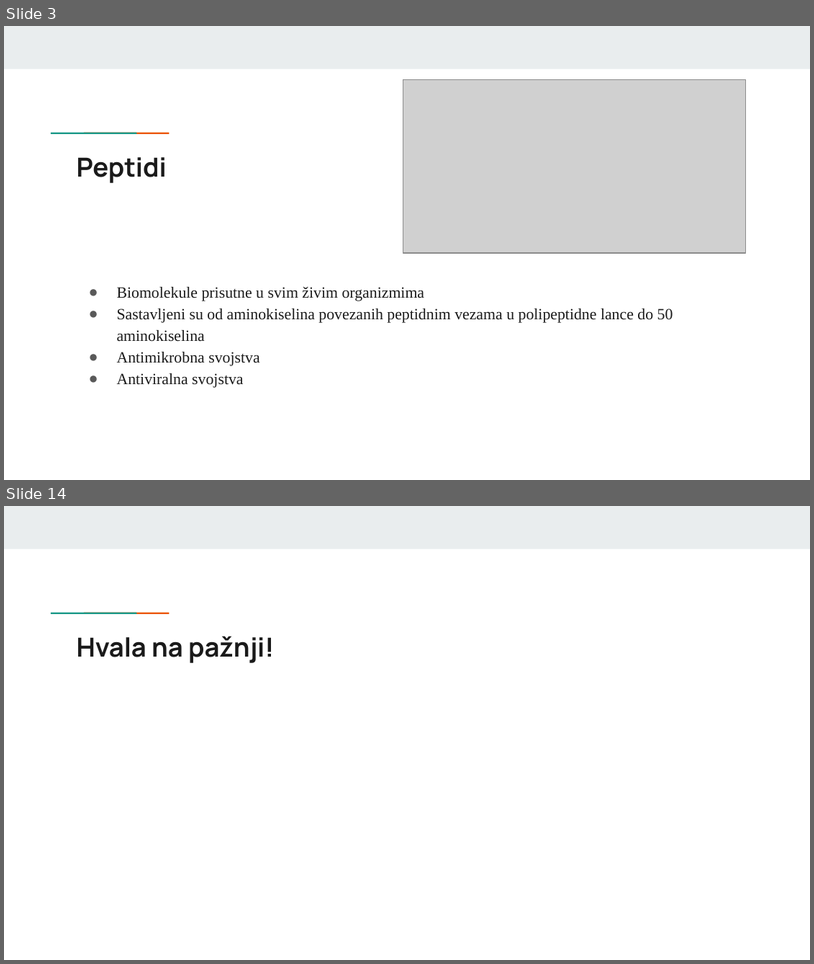
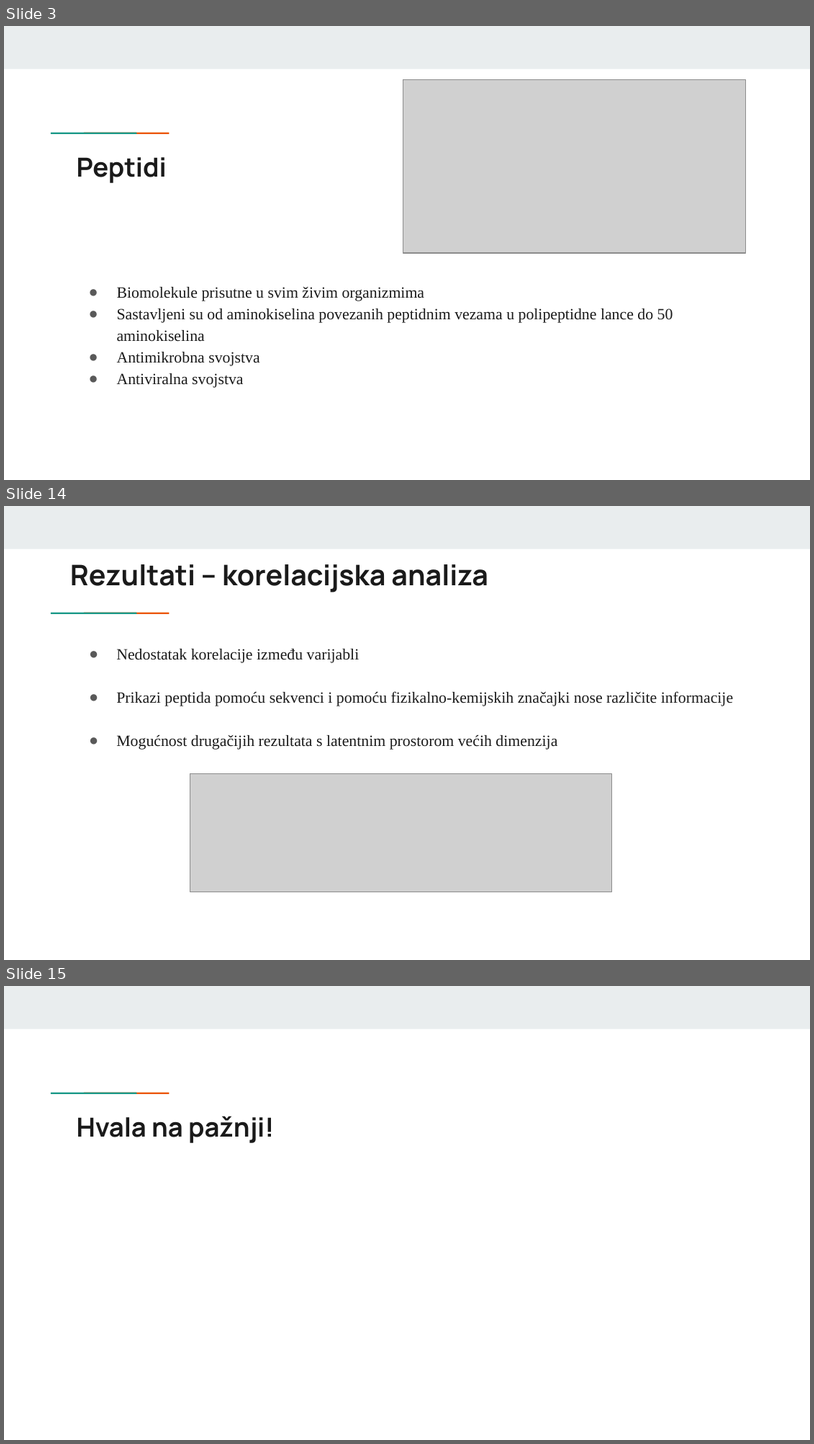
Before and after one commit to bruno4355/Diplomski-rad, a slide deck: Diplomski rad_Novosel - prezentacija.pptx. Shown one above the other, each under a label of ours: slides 3 and 14 before the commit, slides 3, 14 and 15 after it; the slides between them are not shown. The pictures are 814x964 and 814x1444 pixels, drawn with LibreOffice and Linux fonts; fonts in the diff are those of the drawing; grey boxes stand for pictures. Boxes give left, top, right and bottom in pixels: in the first picture for what was removed or moved away, otherwise in the second. Text is boxed around its words. In the diff, an @@ line names an element or a change of style, - is before the commit and + after.

```diff
--- a/Diplomski rad_Novosel - prezentacija.pptx
+++ b/Diplomski rad_Novosel - prezentacija.pptx
@@ slide 14 added at [4, 506, 810, 960], background #FFFFFF; not listed: 3 template elements that a slide beside it also shows @@
@@ text added at [70, 564, 489, 592], 25.4 pt, text #1A1A1A, bold @@
+Rezultati – korelacijska analiza
@@ text added at [116, 649, 733, 749], 14 pt, text #1A1A1A @@
+● Nedostatak korelacije između varijabli
+● Prikazi peptida pomoću sekvenci i pomoću fizikalno-kemijskih značajki nose različite informacije
+● Mogućnost drugačijih rezultata s latentnim prostorom većih dimenzija
@@ picture added at [190, 774, 612, 892] @@
@@ what was slide 14 is now slide 15 @@
```
Also in this commit, not shown: 7 slides changed, 3 other slides added, 3 slides removed.
